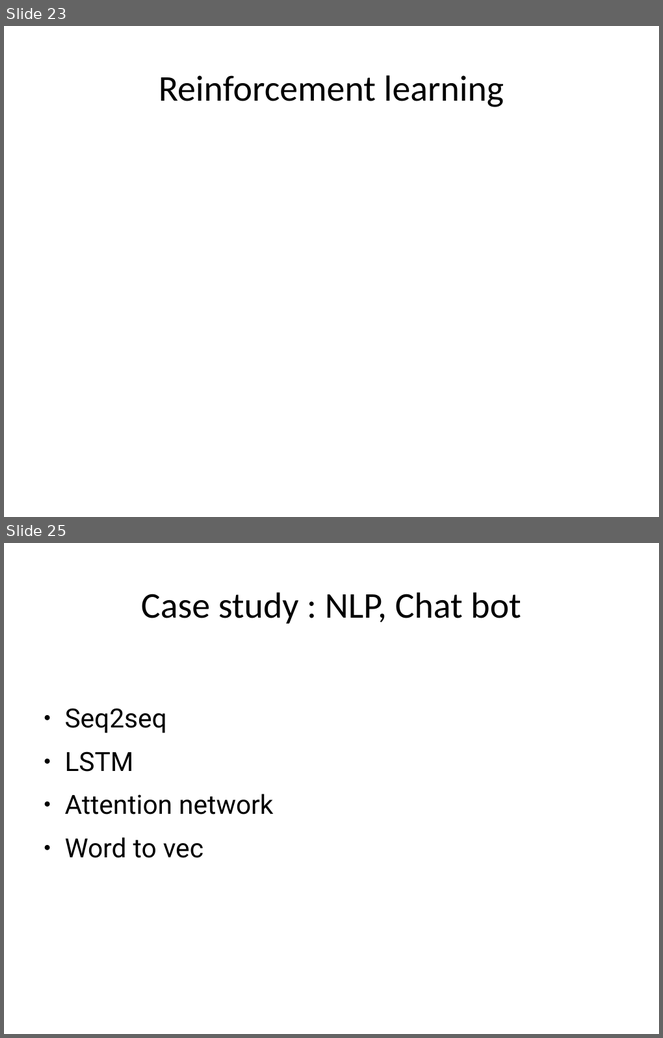
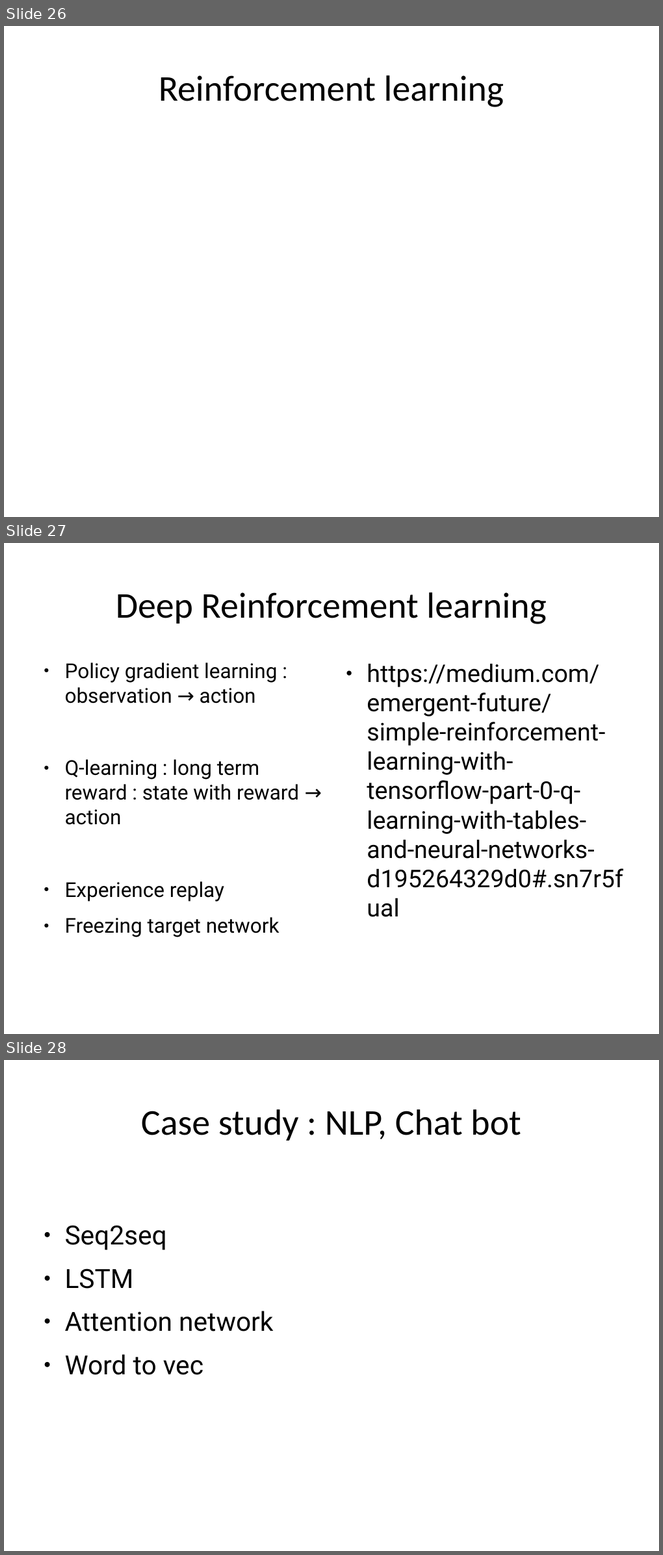
Before and after one commit to TedJeong/vipidly-vociferous, a slide deck: notes/머신러닝부터최적화문제까지.odp. Shown one above the other, each under a label of ours: slides 23 and 25 before the commit, slides 26, 27 and 28 after it; the slides between them are not shown. The pictures are 663x1038 and 663x1555 pixels, drawn with LibreOffice and Linux fonts; fonts in the diff are those of the drawing. Boxes give left, top, right and bottom in pixels: in the first picture for what was removed or moved away, otherwise in the second. Text is boxed around its words. In the diff, an @@ line names an element or a change of style, - is before the commit and + after.

```diff
--- a/notes/머신러닝부터최적화문제까지.odp
+++ b/notes/머신러닝부터최적화문제까지.odp
@@ slide 27 added at [4,543,659,1034], background #FFFFFF @@
@@ title added at [116,592,546,624], 44 pt, text #000000 @@
+Deep Reinforcement learning
@@ text added at [65,663,299,938], 24.8 pt, text #000000 @@
+● Policy gradient learning : observation → action
+● Q-learning : long term reward : state with reward → action
+● Experience replay
+● Freezing target network
@@ text added at [367,663,623,888], 29.6 pt, text #000000 @@
+● https://medium.com/emergent-future/simple-reinforcement-learning-with-tensorflow-part-0-q-learning-with-tables-and-neural-networks-d195264329d0#.sn7r5fual
@@ what was slide 23 is now slide 26 @@
@@ what was slide 25 is now slide 28 @@
```
Also in this commit, not shown: 2 slides changed, 2 other slides added, 2 slides removed.
